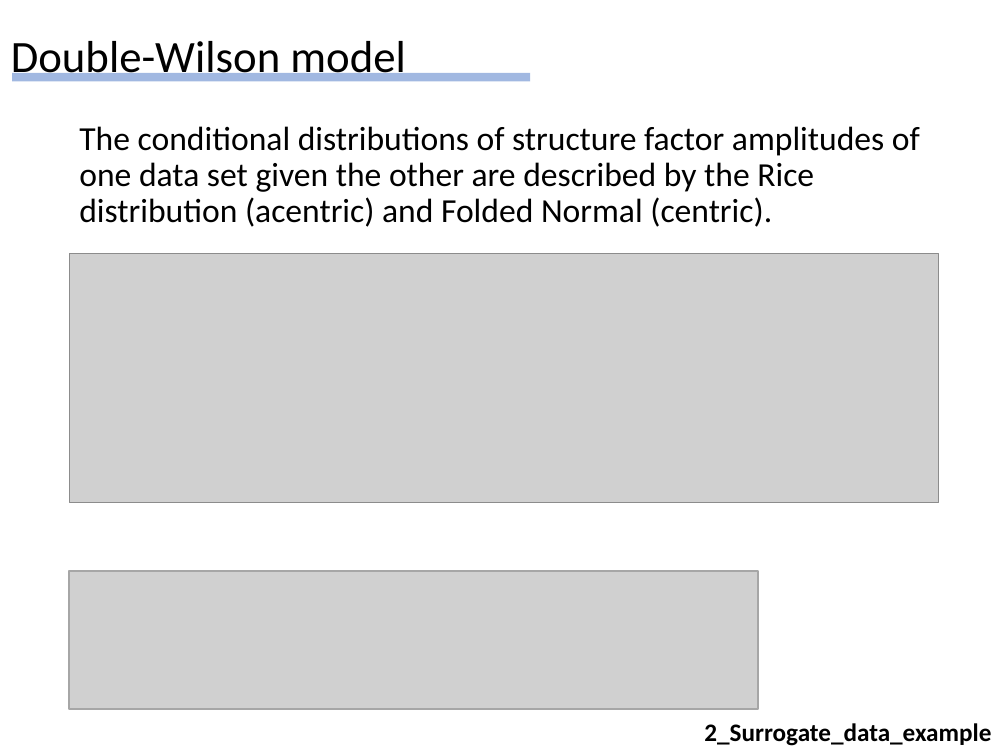
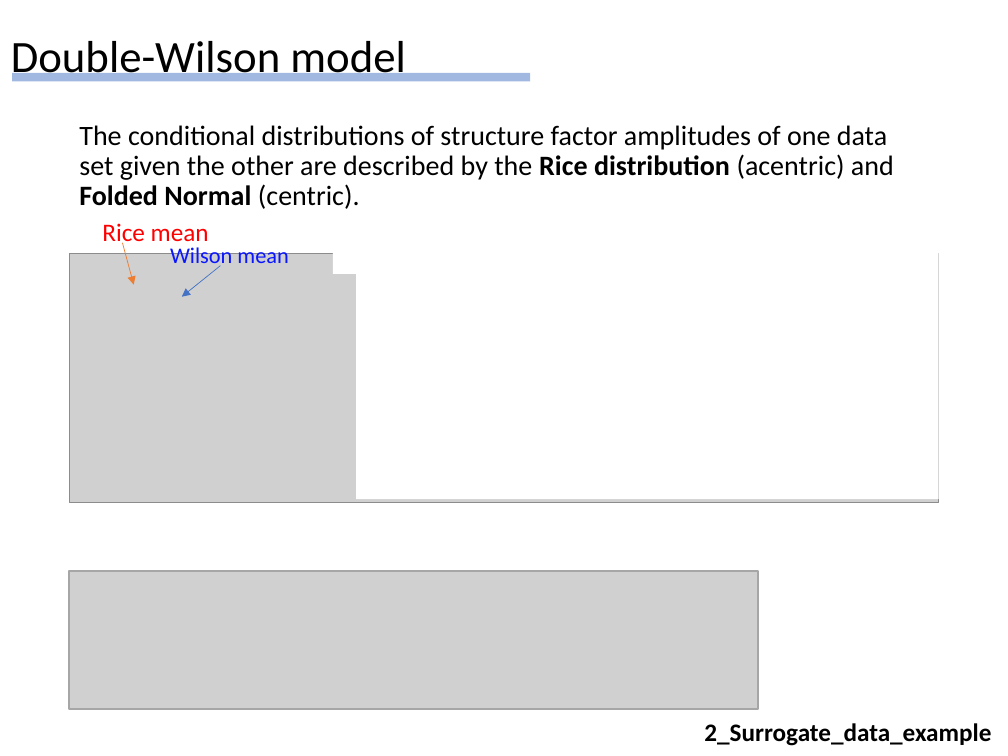
Before and after one commit to Hekstra-Lab/dw, a slide deck: slide 28 of Summary_of_findings_DH_20210218.pptx (slide 22 before the commit). Drawn at 1008x756 pixels with LibreOffice and Linux fonts; fonts in the diff are those of the drawing; grey boxes stand for pictures. Boxes give left, top, right and bottom in pixels: in the first picture for what was removed or moved away, otherwise in the second. Text is boxed around its words. In the diff, an @@ line names an element or a change of style, - is before the commit and + after.

```diff
--- a/Summary_of_findings_DH_20210218.pptx
+++ b/Summary_of_findings_DH_20210218.pptx
@@ text "The conditional distributions of structure ..." at <box>79,125,894,209</box>: size 24 to 20 pt; bold on in "Rice distribution Folded Normal" @@
@@ text added at <box>102,223,209,247</box>, 18 pt, text #FF0000 @@
+Rice mean
@@ arrow added from (122, 243) to (134, 284), #ED7D31 0.5 pt @@
@@ text added at <box>170,245,288,270</box>, 16 pt, text #0A16FE @@
+Wilson mean
@@ arrow added from (221, 266) to (181, 296), #4472C4 0.5 pt @@
@@ rectangle added at <box>333,243,368,274</box>, fill #FFFFFF @@
@@ rectangle added at <box>356,252,938,499</box>, fill #FFFFFF @@
```
Also in this commit, not shown: 17 other slides changed, 49 slides added, 7 slides removed, 15 other files.
